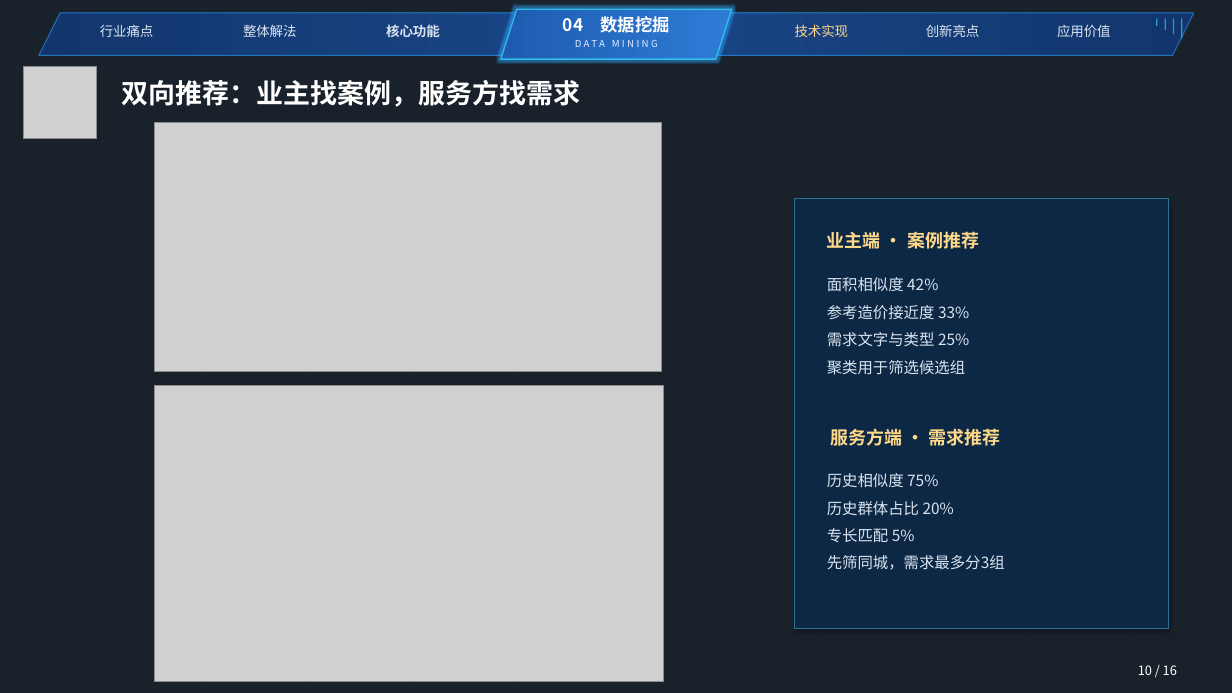
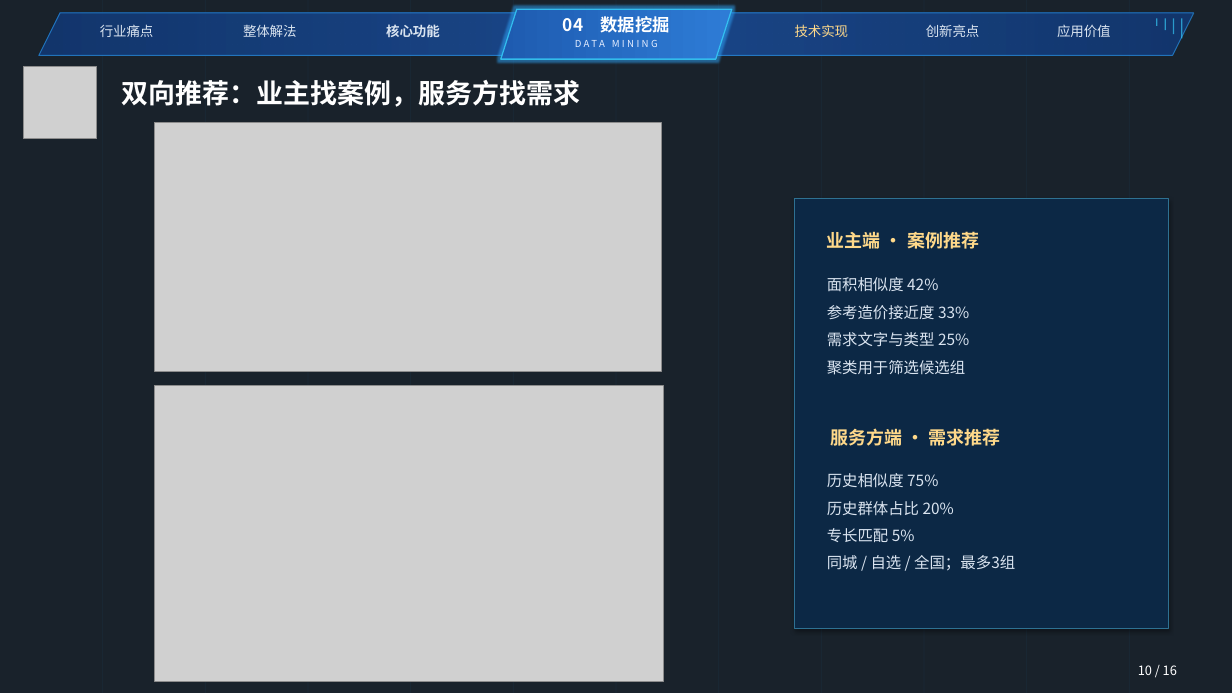
Before and after one commit to qiaoruihao-coder/data-mining-platform, a slide deck: slide 10 of 数据挖掘大作业（平台PPT)-更新版.pptx. Drawn at 1232x693 pixels with LibreOffice and Linux fonts; fonts in the diff are those of the drawing; grey boxes stand for pictures; background and template pictures are left out; a plain dark background stands for a picture behind light text. Boxes give left, top, right and bottom in pixels: in the first picture for what was removed or moved away, otherwise in the second. Text is boxed around its words. In the diff, an @@ line names an element or a change of style, - is before the commit and + after.

Commit message:
Update presentation recommendation region choices

```diff
--- a/数据挖掘大作业（平台PPT)-更新版.pptx
+++ b/数据挖掘大作业（平台PPT)-更新版.pptx
@@ text at [827, 555, 1015, 571]: text changed @@
-先筛同城，需求最多分3组
+同城 / 自选 / 全国；最多3组
```
